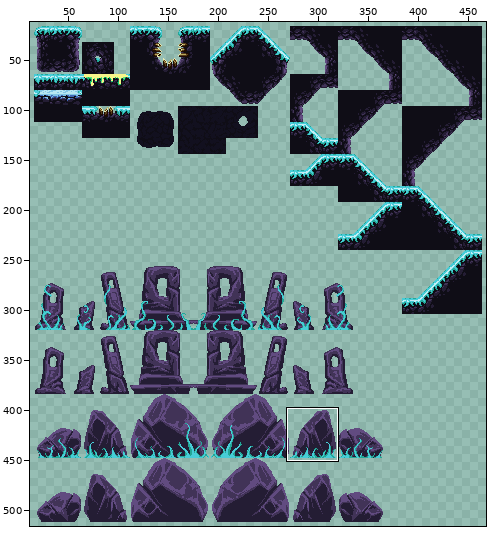
Sprite sheet, stored at Assets/Maps/Tiletsets/akubi_tileset_1.png. The first picture is a wide view before the edit; the outline marks the close-up.
Close-up. The starting point:
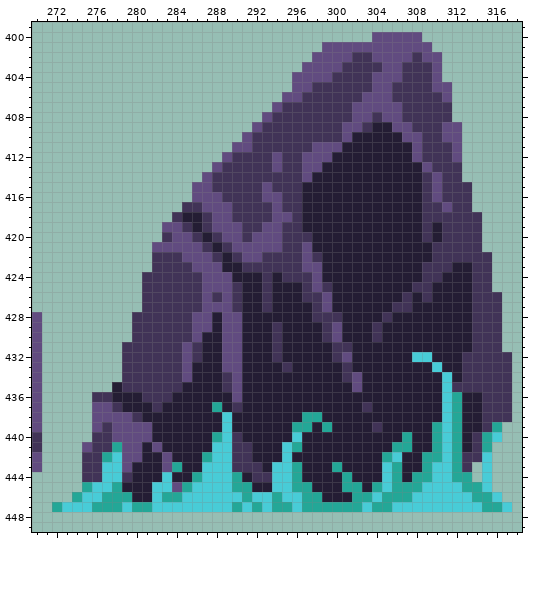
The file is 496x544 pixels. Shown: x 270..318, y 399..449. The old version is drawn lined up with the new one, on the new canvas. The wide view leaves out empty margins. The commit also changed other parts of the picture, which this record leaves out.
The same view after the edit:
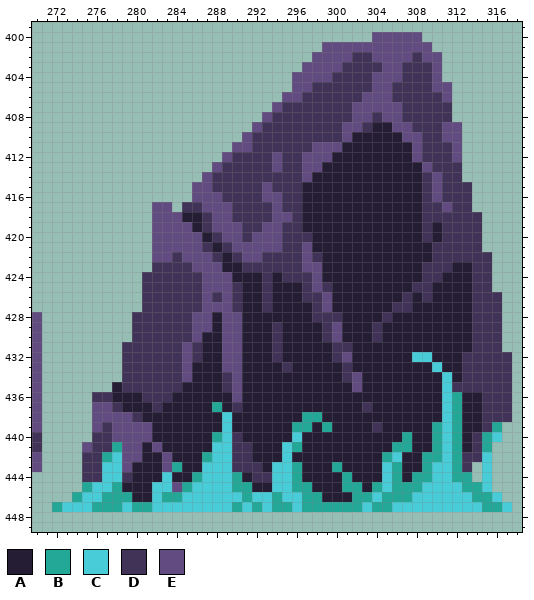
Palette (. is transparent): A #241d34  B #23a797  C #48ccd7  D #413357  E #614b80
The exact change:
canvas 496x544 -> 656x544
y 417: x 282..283 .. -> EE
y 418: x 282..284 ..D -> EEE
y 419: x 282 . -> E; x 285 D -> E
y 420: x 282..283 .D -> EE; x 286 D -> E
y 422: x 282..283 DD -> EE
